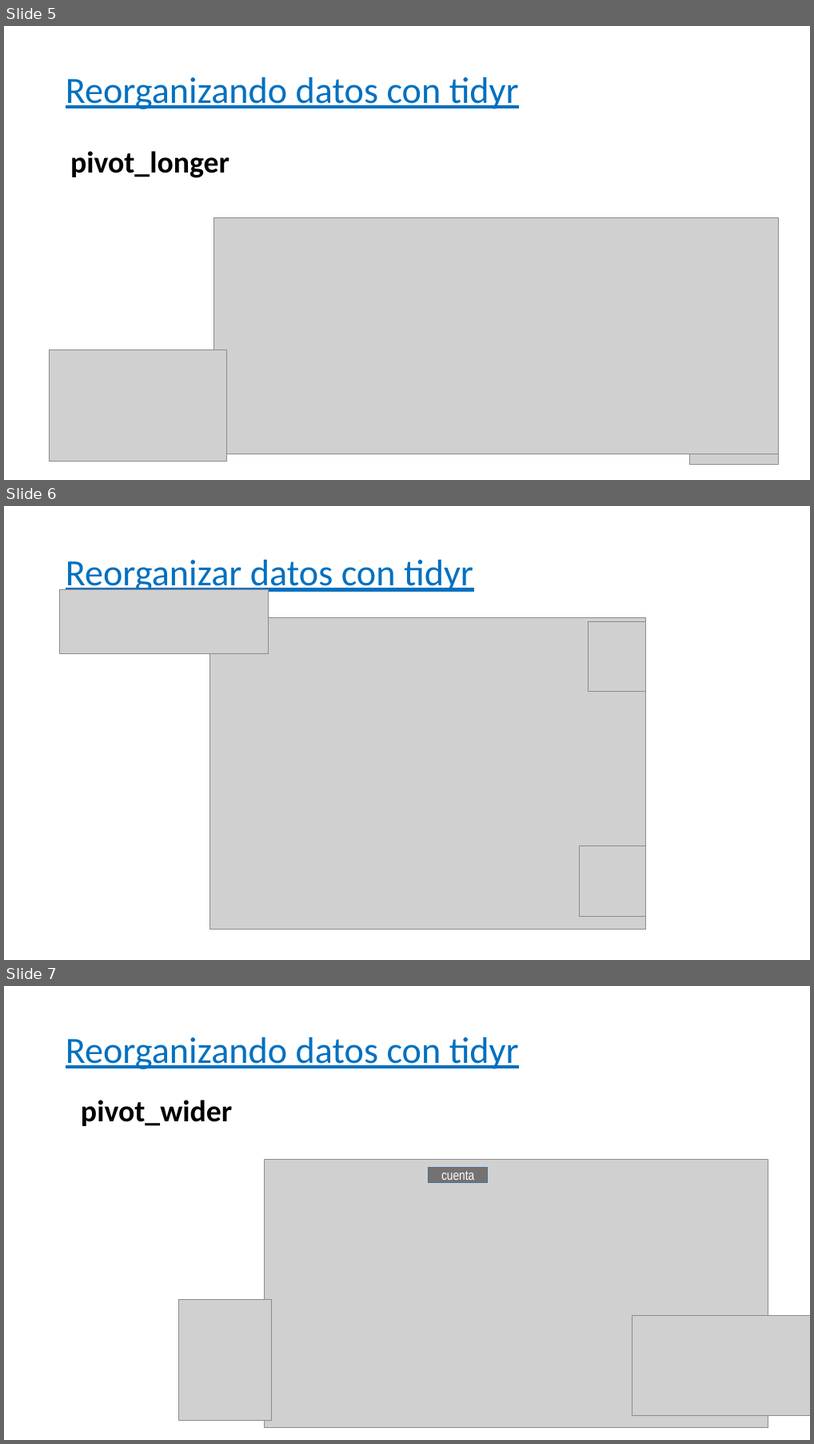
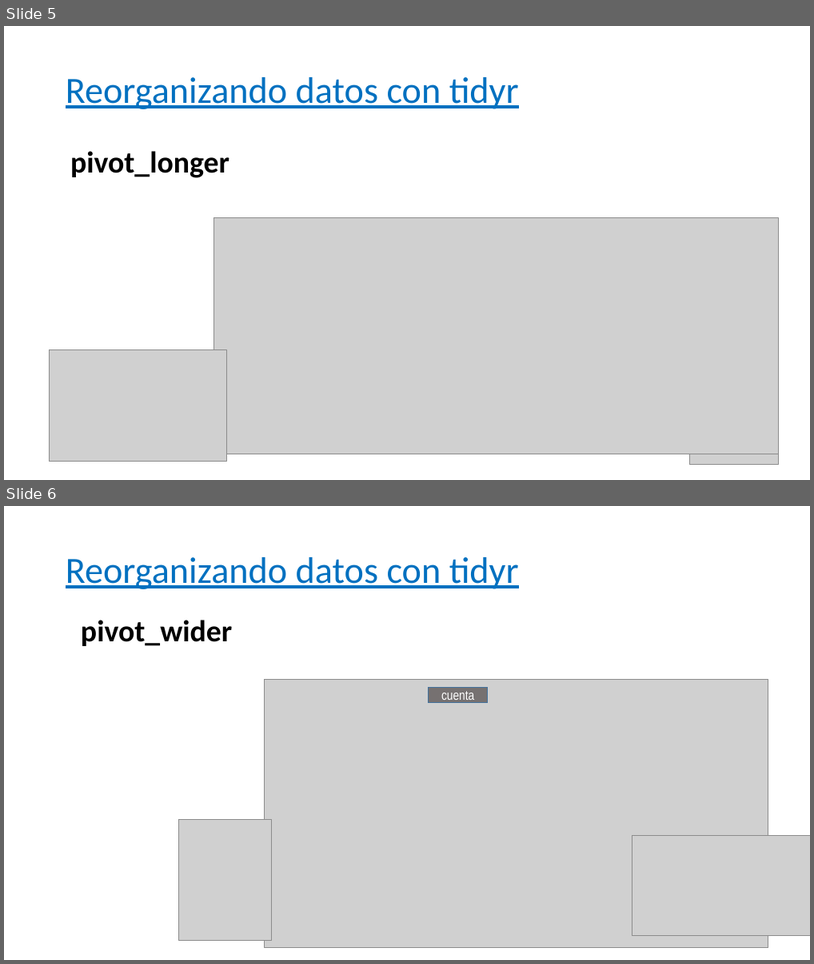
Before and after one commit to monialo2000/Teaching_Exam, a slide deck: Reorganizando datos con Tidyr.pptx. Shown one above the other, each under a label of ours: slides 5, 6 and 7 before the commit, slides 5 and 6 after it. The pictures are 814x1444 and 814x964 pixels, drawn with LibreOffice and Linux fonts; fonts in the diff are those of the drawing; grey boxes stand for pictures. Boxes give left, top, right and bottom in pixels: in the first picture for what was removed or moved away, otherwise in the second. Text is boxed around its words. In the diff, an @@ line names an element or a change of style, - is before the commit and + after.

```diff
--- a/Reorganizando datos con Tidyr.pptx
+++ b/Reorganizando datos con Tidyr.pptx
@@ slide 6 removed at [4, 506, 810, 960], background #FFFFFF @@
@@ title removed at [66, 560, 474, 595] @@
-Reorganizar datos con tidyr
@@ picture removed at [60, 590, 269, 654] @@
@@ picture removed at [210, 618, 646, 929] @@
@@ picture removed at [588, 621, 646, 691] @@
@@ picture removed at [580, 846, 646, 916] @@
@@ what was slide 7 is now slide 6 @@
```
Also in this commit, not shown: 1 other slide removed, 4 other files.
